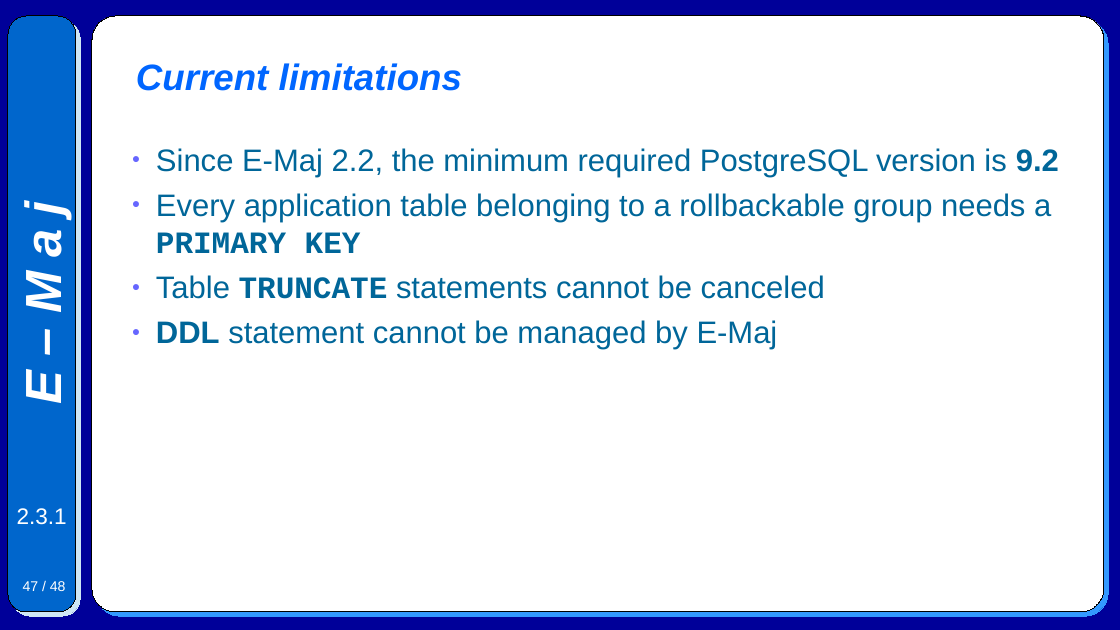
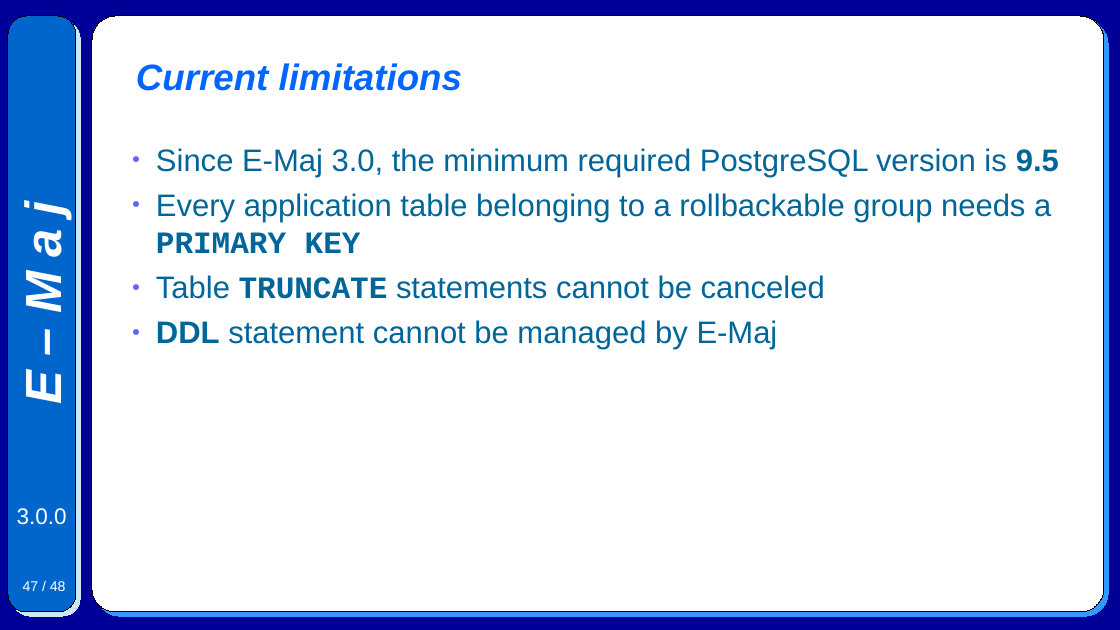
Before and after one commit to beaud76/emaj_doc, a slide deck: slide 47 of Emaj.devel_pres_en.odp. Drawn at 1120x630 pixels with LibreOffice and Linux fonts; fonts in the diff are those of the drawing. Boxes give left, top, right and bottom in pixels: in the first picture for what was removed or moved away, otherwise in the second. Text is boxed around its words. In the diff, an @@ line names an element or a change of style, - is before the commit and + after.

```diff
--- a/Emaj.devel_pres_en.odp
+++ b/Emaj.devel_pres_en.odp
@@ text at [156, 148, 1059, 177]: text changed @@
-● Since E-Maj 2.2, the minimum required PostgreSQL version is 9.2
+● Since E-Maj 3.0, the minimum required PostgreSQL version is 9.5
@@ text at [17, 508, 67, 525]: text changed @@
-2.3.1
+3.0.0
```
Also in this commit, not shown: 45 other slides changed, 6 other files.
